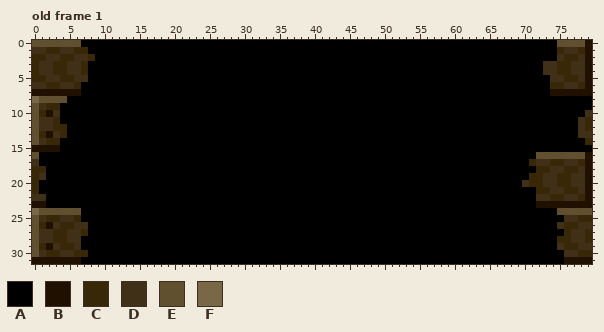
Edited in one commit: pixel-art file (Drawing/tile/GhostShipTileHole.aseprite). Above: the version before the commit.
80x32 pixels, 4 frames. Colours within 5 levels of each other are drawn and written as one. Shown: old frame 1. The commit also changed other frames, which this record leaves out.
Visible layers, top first: "Layer 2", "Layer 1".
Palette (. is transparent): A #000000  B #201000  C #382808  D #403018  E #605030  F #786848
Pixels before, old frame 1 (only the part around the change), first column x 0:
 0 EEEEEEEAAAAAAAAAAAAAAAAAAAAAAAAAAAAAAAAAAAAAAAAAAAAAAAAAAAAAAAAAAAAAAAAAAAAEEEEB
 1 DDCCDDCCAAAAAAAAAAAAAAAAAAAAAAAAAAAAAAAAAAAAAAAAAAAAAAAAAAAAAAAAAAAAAAAAAAACDDCB
 2 CCDDCCDDCAAAAAAAAAAAAAAAAAAAAAAAAAAAAAAAAAAAAAAAAAAAAAAAAAAAAAAAAAAAAAAAAAADCCDB
 3 CDDCCDDCAAAAAAAAAAAAAAAAAAAAAAAAAAAAAAAAAAAAAAAAAAAAAAAAAAAAAAAAAAAAAAAAADDCCDDB
 4 CDDCCDDCAAAAAAAAAAAAAAAAAAAAAAAAAAAAAAAAAAAAAAAAAAAAAAAAAAAAAAAAAAAAAAAAADDCCDDB
 5 CCDDCCDDAAAAAAAAAAAAAAAAAAAAAAAAAAAAAAAAAAAAAAAAAAAAAAAAAAAAAAAAAAAAAAAAAADDCCDB
 6 DDCCDDCAAAAAAAAAAAAAAAAAAAAAAAAAAAAAAAAAAAAAAAAAAAAAAAAAAAAAAAAAAAAAAAAAAACCDDCB
 7 BBBBBBBAAAAAAAAAAAAAAAAAAAAAAAAAAAAAAAAAAAAAAAAAAAAAAAAAAAAAAAAAAAAAAAAAAABBBBBB
 8 FEEEEAAAAAAAAAAAAAAAAAAAAAAAAAAAAAAAAAAAAAAAAAAAAAAAAAAAAAAAAAAAAAAAAAAAAAAAAAAA
 9 EDCCAAAAAAAAAAAAAAAAAAAAAAAAAAAAAAAAAAAAAAAAAAAAAAAAAAAAAAAAAAAAAAAAAAAAAAAAAAAA
10 ECBDAAAAAAAAAAAAAAAAAAAAAAAAAAAAAAAAAAAAAAAAAAAAAAAAAAAAAAAAAAAAAAAAAAAAAAAAAAAD
11 EDDCAAAAAAAAAAAAAAAAAAAAAAAAAAAAAAAAAAAAAAAAAAAAAAAAAAAAAAAAAAAAAAAAAAAAAAAAAADC
12 EDDCCAAAAAAAAAAAAAAAAAAAAAAAAAAAAAAAAAAAAAAAAAAAAAAAAAAAAAAAAAAAAAAAAAAAAAAAAADC
13 ECBDCAAAAAAAAAAAAAAAAAAAAAAAAAAAAAAAAAAAAAAAAAAAAAAAAAAAAAAAAAAAAAAAAAAAAAAAAADD
14 EDCCAAAAAAAAAAAAAAAAAAAAAAAAAAAAAAAAAAAAAAAAAAAAAAAAAAAAAAAAAAAAAAAAAAAAAAAAAAAC
15 BBBBAAAAAAAAAAAAAAAAAAAAAAAAAAAAAAAAAAAAAAAAAAAAAAAAAAAAAAAAAAAAAAAAAAAAAAAAAAAA
16 EAAAAAAAAAAAAAAAAAAAAAAAAAAAAAAAAAAAAAAAAAAAAAAAAAAAAAAAAAAAAAAAAAAAAAAAEEEEEEEB
17 DAAAAAAAAAAAAAAAAAAAAAAAAAAAAAAAAAAAAAAAAAAAAAAAAAAAAAAAAAAAAAAAAAAAAAACDDCCDDCB
18 CCAAAAAAAAAAAAAAAAAAAAAAAAAAAAAAAAAAAAAAAAAAAAAAAAAAAAAAAAAAAAAAAAAAAAAACCDDCCDB
19 CDAAAAAAAAAAAAAAAAAAAAAAAAAAAAAAAAAAAAAAAAAAAAAAAAAAAAAAAAAAAAAAAAAAAAACCDDCCDDB
20 CAAAAAAAAAAAAAAAAAAAAAAAAAAAAAAAAAAAAAAAAAAAAAAAAAAAAAAAAAAAAAAAAAAAAADCCDDCCDDB
21 CAAAAAAAAAAAAAAAAAAAAAAAAAAAAAAAAAAAAAAAAAAAAAAAAAAAAAAAAAAAAAAAAAAAAAAACCDDCCDB
22 DDAAAAAAAAAAAAAAAAAAAAAAAAAAAAAAAAAAAAAAAAAAAAAAAAAAAAAAAAAAAAAAAAAAAAAADDCCDDCB
23 BBAAAAAAAAAAAAAAAAAAAAAAAAAAAAAAAAAAAAAAAAAAAAAAAAAAAAAAAAAAAAAAAAAAAAAABBBBBBBB
24 FEEEEEEAAAAAAAAAAAAAAAAAAAAAAAAAAAAAAAAAAAAAAAAAAAAAAAAAAAAAAAAAAAAAAAAAAAAEEEEE
25 EDCCDDCAAAAAAAAAAAAAAAAAAAAAAAAAAAAAAAAAAAAAAAAAAAAAAAAAAAAAAAAAAAAAAAAAAAAADDCC
26 ECBDCCDDAAAAAAAAAAAAAAAAAAAAAAAAAAAAAAAAAAAAAAAAAAAAAAAAAAAAAAAAAAAAAAAAAAADCCDD
27 EDDCCDDCAAAAAAAAAAAAAAAAAAAAAAAAAAAAAAAAAAAAAAAAAAAAAAAAAAAAAAAAAAAAAAAAAAAACDDC
28 EDDCCDDAAAAAAAAAAAAAAAAAAAAAAAAAAAAAAAAAAAAAAAAAAAAAAAAAAAAAAAAAAAAAAAAAAAACCDDC
29 ECBDCCDAAAAAAAAAAAAAAAAAAAAAAAAAAAAAAAAAAAAAAAAAAAAAAAAAAAAAAAAAAAAAAAAAAAADCCDD
30 EDCCDDCCAAAAAAAAAAAAAAAAAAAAAAAAAAAAAAAAAAAAAAAAAAAAAAAAAAAAAAAAAAAAAAAAAAAADDCC
31 BBBBBBBAAAAAAAAAAAAAAAAAAAAAAAAAAAAAAAAAAAAAAAAAAAAAAAAAAAAAAAAAAAAAAAAAAAAABBBB
Now the later version:
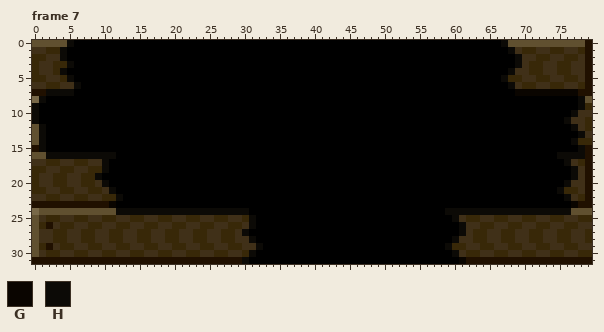
Colours new in this view: G #0a0500  H #0c0a06
A new or re-ordered frame is compared with the old frame closest to it.
The exact change:
frames 4 -> 7
Changed rows in their new state; - is an unchanged pixel.
Frame 7 is new; against old frame 1, layer "Layer 2":
first column x 0:
 0 -----HA------------------------------------------------------------HEEEEEEE-----
 1 ----HAAA------------------------------------------------------------HDCCDDC-----
 2 ----HAAAA------------------------------------------------------------HDDCCD-----
 3 -----HAA-------------------------------------------------------------HDCC-------
 4 ----HAAA------------------------------------------------------------HDDCC-------
 5 -----HAA-----------------------------------------------------------HCCDDCC------
 6 ------H-------------------------------------------------------------HDCCDD------
 7 --HHHHA--------------------------------------------------------------GGGGGGGGG--
 8 -HAAA-------------------------------------------------------------------------HE
 9 HAAA--------------------------------------------------------------------------HC
10 HAAA-------------------------------------------------------------------------HD-
11 HAAA------------------------------------------------------------------------HD--
12 -HAAA------------------------------------------------------------------------H--
13 -HAAA-------------------------------------------------------------------------H-
14 -HAA-------------------------------------------------------------------------HC-
15 -HAA--------------------------------------------------------------------------HB
16 -EHHHHHHHHHH------------------------------------------------------------AAAHHHH-
17 -DCCDDCCDDH------------------------------------------------------------AAAAAH---
18 --DDCCDDCCH-------------------------------------------------------------AAAAAH--
19 --DCCDDCCH-------------------------------------------------------------AAAAAAH--
20 -DDCCDDCCDH-----------------------------------------------------------AAAAAAH---
21 -CDDCCDDCCDH------------------------------------------------------------AAAH----
22 --CCDDCCDDCCH-----------------------------------------------------------AAAAH---
23 --BBBBBBBBBG------------------------------------------------------------AAAAAG--
24 -------EEEEEHHHHHHHHHHHHHHHHHHH----------------------------HHHHHHHHHHHHHHHHHH---
25 -------CDDCCDDCCDDCCDDCCDDCCDDCH----------------------------HDCCDDCCDDCCDDCC----
26 --------CCDDCCDDCCDDCCDDCCDDCCDH-----------------------------HDDCCDDCCDDCCD-----
27 --------CDDCCDDCCDDCCDDCCDDCCDH------------------------------HDCCDDCCDDCCDDC----
28 -------CCDDCCDDCCDDCCDDCCDDCCDDH----------------------------HDDCCDDCCDDCCDD-----
29 -------DCCDDCCDDCCDDCCDDCCDDCCDDH--------------------------HCCDDCCDDCCDDCCD-----
30 --------DDCCDDCCDDCCDDCCDDCCDDCH----------------------------HDCCDDCCDDCCDDCC----
31 -------BBBBBBBBBBBBBBBBBBBBBBBH------------------------------GBBBBBBBBBBBBBB----
